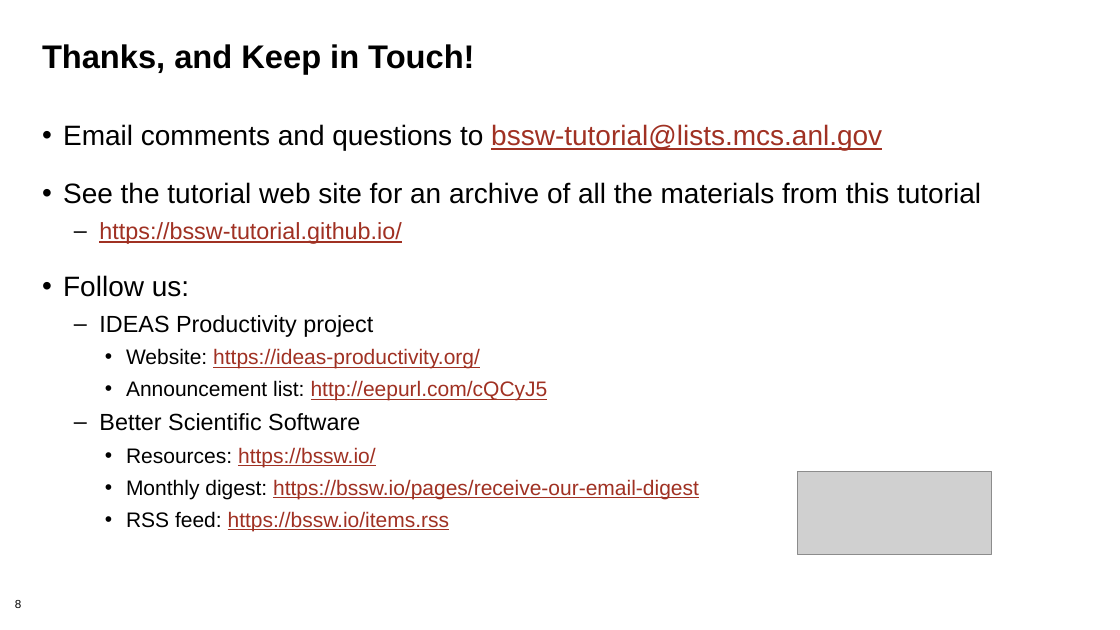
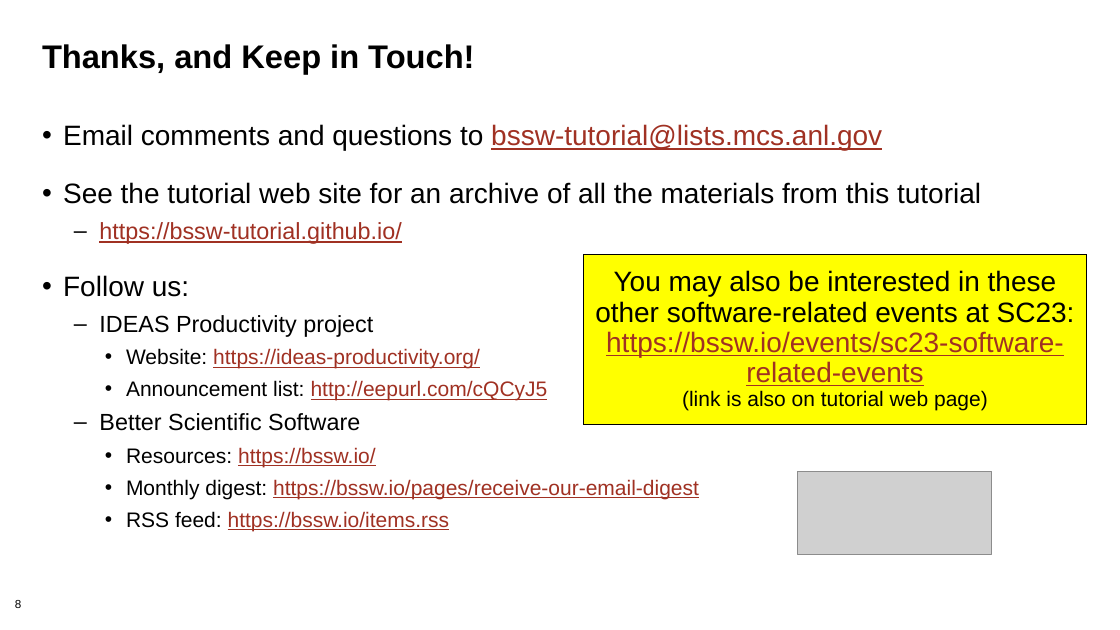
Before and after one commit to bssw-tutorial/presentations, a slide deck: slide 8 of summary.pptx. Drawn at 1120x630 pixels with LibreOffice and Linux fonts; fonts in the diff are those of the drawing; grey boxes stand for pictures; background and template pictures are left out. Boxes give left, top, right and bottom in pixels: in the first picture for what was removed or moved away, otherwise in the second. Text is boxed around its words. In the diff, an @@ line names an element or a change of style, - is before the commit and + after.

Commit message:
Minor updates for SC23

```diff
--- a/summary.pptx
+++ b/summary.pptx
@@ rectangle added at (584,255,1086,424), fill #FFFF00, outline #000000 0.75 pt, 24 pt, text #000000 @@
+You may also be interested in these other software-related events at SC23: https://bssw.io/events/sc23-software-related-events
+(link is also on tutorial web page)
```
Also in this commit, not shown: 1 other slide changed.
